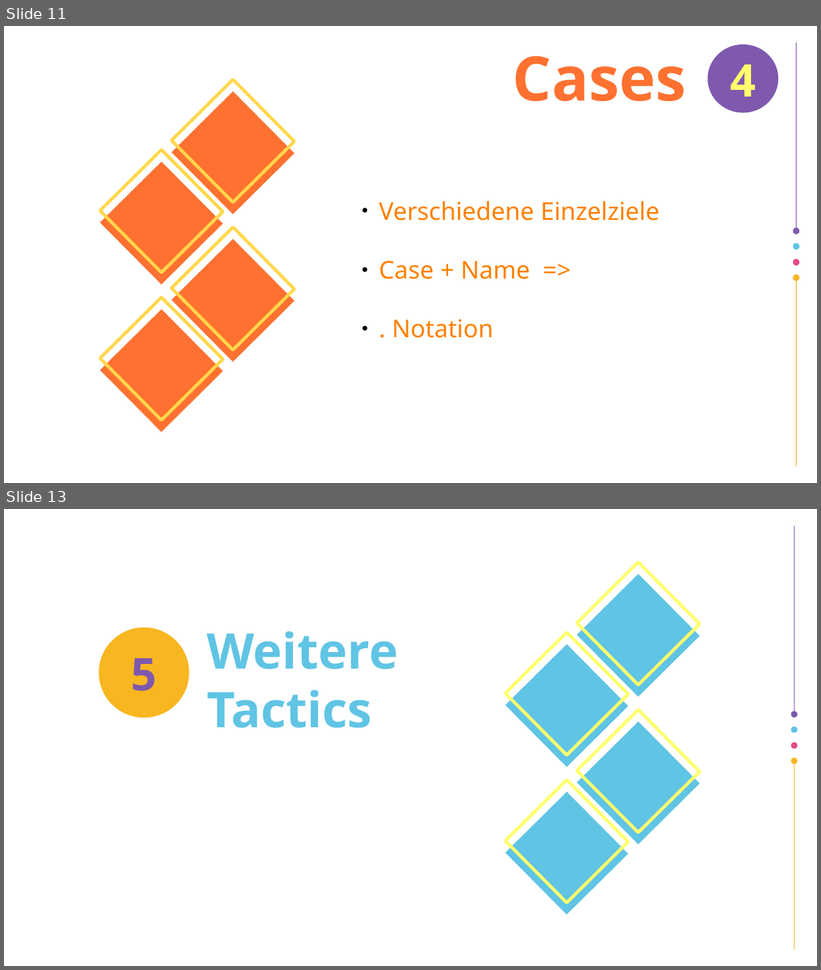
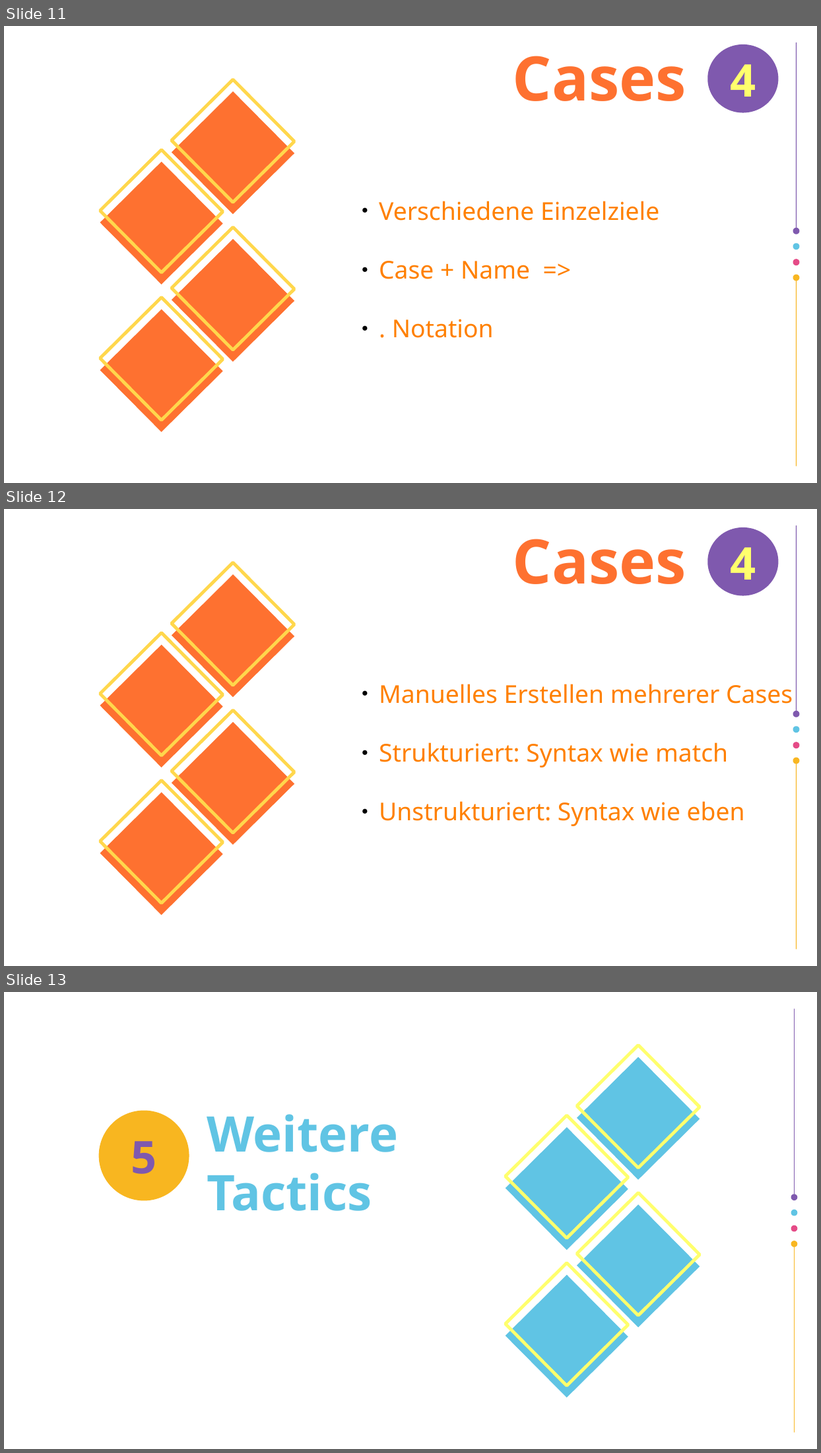
Before and after one commit to airberlin1/ProseminarBeweisassistenten, a slide deck: presentation.odp. Shown one above the other, each under a label of ours: slides 11 and 13 before the commit, slides 11, 12 and 13 after it; the slides between them are not shown. The pictures are 821x970 and 821x1453 pixels, drawn with LibreOffice and Linux fonts; fonts in the diff are those of the drawing; background and template pictures are left out. Boxes give left, top, right and bottom in pixels: in the first picture for what was removed or moved away, otherwise in the second. Text is boxed around its words. In the diff, an @@ line names an element or a change of style, - is before the commit and + after.

Commit message:
Cases done

```diff
--- a/presentation.odp
+++ b/presentation.odp
@@ slide 12 added at [4,509,817,966], background #FFFFFF; not listed: 14 template elements that a slide beside it also shows @@
@@ freeform shape added at [708,527,779,596], fill #7F59AE, 44 pt, text #FFFF6D, bold @@
+4
@@ title added at [513,539,686,584], 60 pt, text #FE7130, bold @@
+Cases
@@ text added at [379,684,793,826], 24 pt, text #FF8000 @@
+● Manuelles Erstellen mehrerer Cases
+● Strukturiert: Syntax wie match
+● Unstrukturiert: Syntax wie eben
```
Also in this commit, not shown: 1 slide removed, 3 other files.
